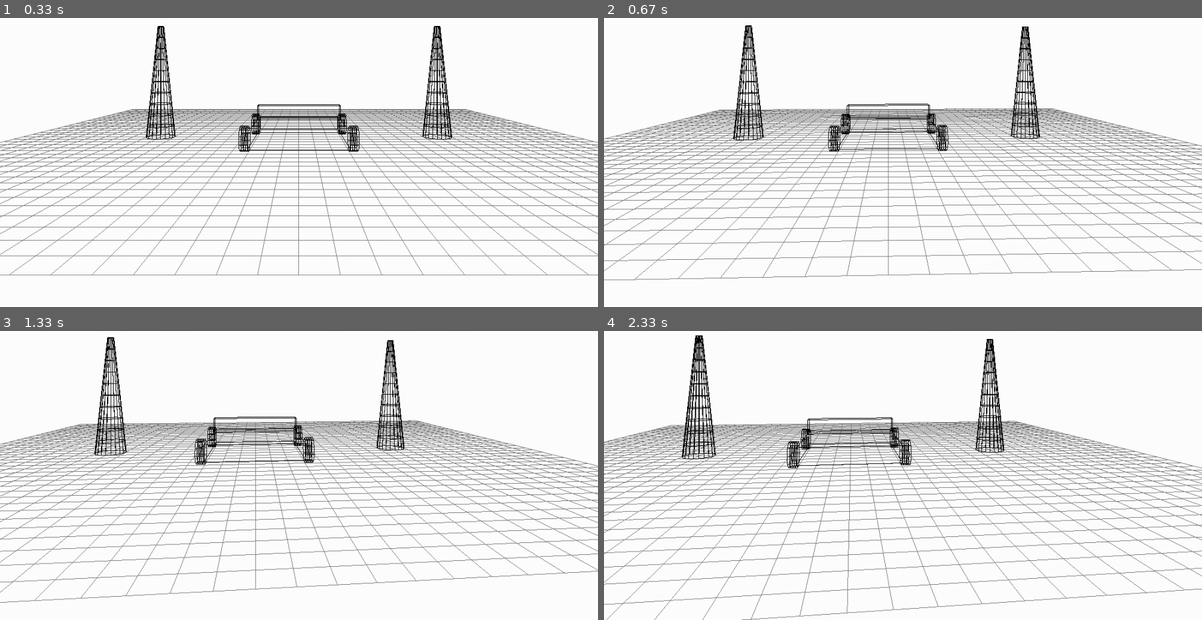
Above: before the commit, frames 1-4 (two rows, left to right).
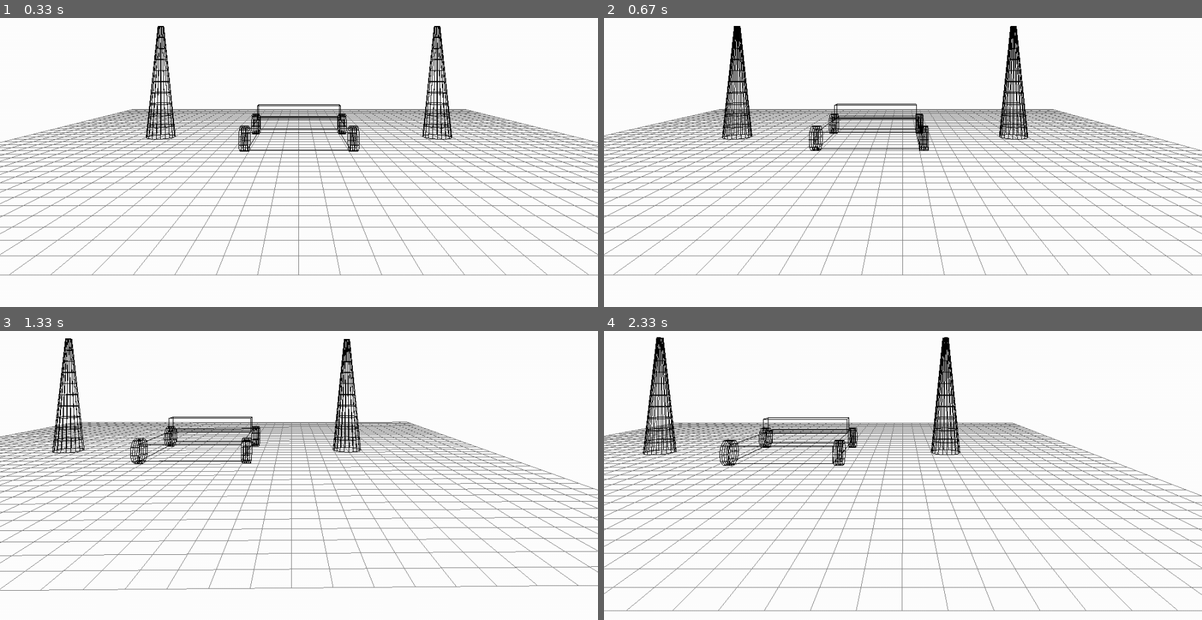
Above: after the commit, the same moments.

Repository: mattcmerritt/graphics-project-2
Game: pygame game, started from car_scene_pygame.py
Same seed, same stepped clock (60 frames per second), same inputs: the game is played once before the commit and once after it.
Inputs:
- Up to frame 1 (0.33 s): no input
- Up to frame 2 (0.67 s): hold Space from 0.33 s (still down); hold D from 0.33 s (still down)
- Up to frame 3 (1.33 s): release Space at 0.8 s; release D at 0.8 s; tap Down at 0.83 s; hold D from 1.17 s (still down); tap Space at 1.23 s; tap X at 1.32 s
- Up to frame 4 (2.33 s): tap Space at 1.53, 1.73, 2.07 s; release D at 1.63 s; hold W 1.67-1.97 s; hold D from 2 s (still down); tap Z at 2.15 s

Frame 1 is identical in both runs. In frame 2, 22% of the frame differs, in the area x 0-100%, y 2-91%; in frame 3, 23%; in frame 4, 24%, in the area x 0-100%, y 1-100%.

Commit message:
added moving side to side relative to camera angle

Diff:
--- a/camera.py
+++ b/camera.py
@@ -54,14 +54,25 @@
                   0, 1, 0)                             # Camera is always oriented vertically
 
     def slide(self, du, dv, dn):
-        # This is not complete!  It does not move along the u-axis (x-axis)!
+        # note: sliding does not support vertical angle adjustments
+        #   the perspective is always assumed to be level with the ground
+        #   (essentially up is always Vector(Point(0, 1, 0)) for the math)
+
+        # calculating the forward vector n
         rad = math.radians(self.lookAngle)
         lookDX = math.sin(rad)
         lookDZ = math.cos(rad)
 
-        self.eye.x += dn*lookDX
+        # find the u vector (rotated x-axis) using cross product of
+        #   new n vector (rotated z-axis) and v vector (up vector / y-axis)
+        n = Vector(Point(lookDX, 0, lookDZ))
+        v = Vector(Point(0, 1, 0))
+        u = n.cross(v)
+        u.normalize()
+
+        self.eye.x += du * u.dx + dn * n.dx
         self.eye.y += dv
-        self.eye.z += dn*lookDZ
+        self.eye.z += du * u.dz + dn * n.dz
 
     def turn(self, angle):
         """ Turn the camera by the given angle"""
--- a/car_scene_pygame.py
+++ b/car_scene_pygame.py
@@ -151,18 +151,24 @@
         running = False
     elif key == ord(' '):
         animate = not animate
-    elif key == ord('a'):
-        # Go left
-        camera.turn(1)
-    elif key == ord('d'):
-        # Go right
-        camera.turn(-1)
     elif key == ord('w'):
         # Go forward
         camera.slide(0,0,-1)
     elif key == ord('s'):
         # Go backward
         camera.slide(0,0,1)
+    elif key == ord('a'):
+        # Go left (relative to camera)
+        camera.slide(1,0,0)
+    elif key == ord('d'):
+        # Go right (relative to camera)
+        camera.slide(-1,0,0)
+    elif key == ord('z'):
+        # Turn camera left (counter-clockwise)
+        camera.turn(1)
+    elif key == ord('x'):
+        # Turn camera right (clockwise)
+        camera.turn(-1)
     elif key == ord('q'):
         # Go up
         camera.slide(0,1,0)
Not shown, changed: README.md
